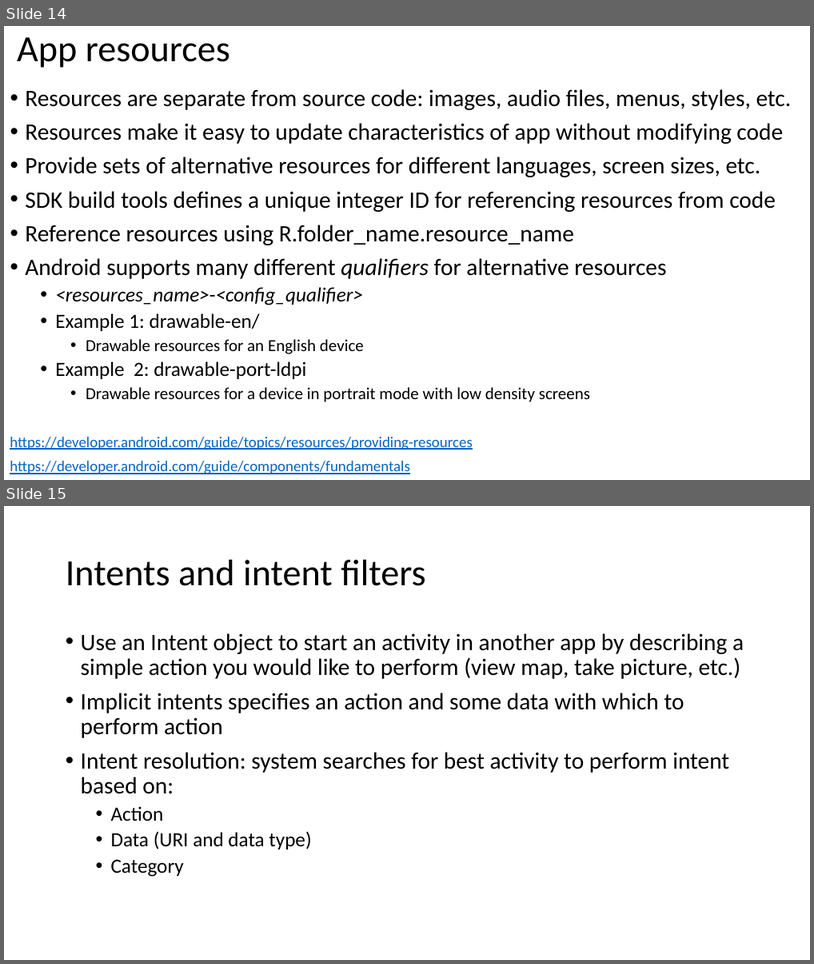
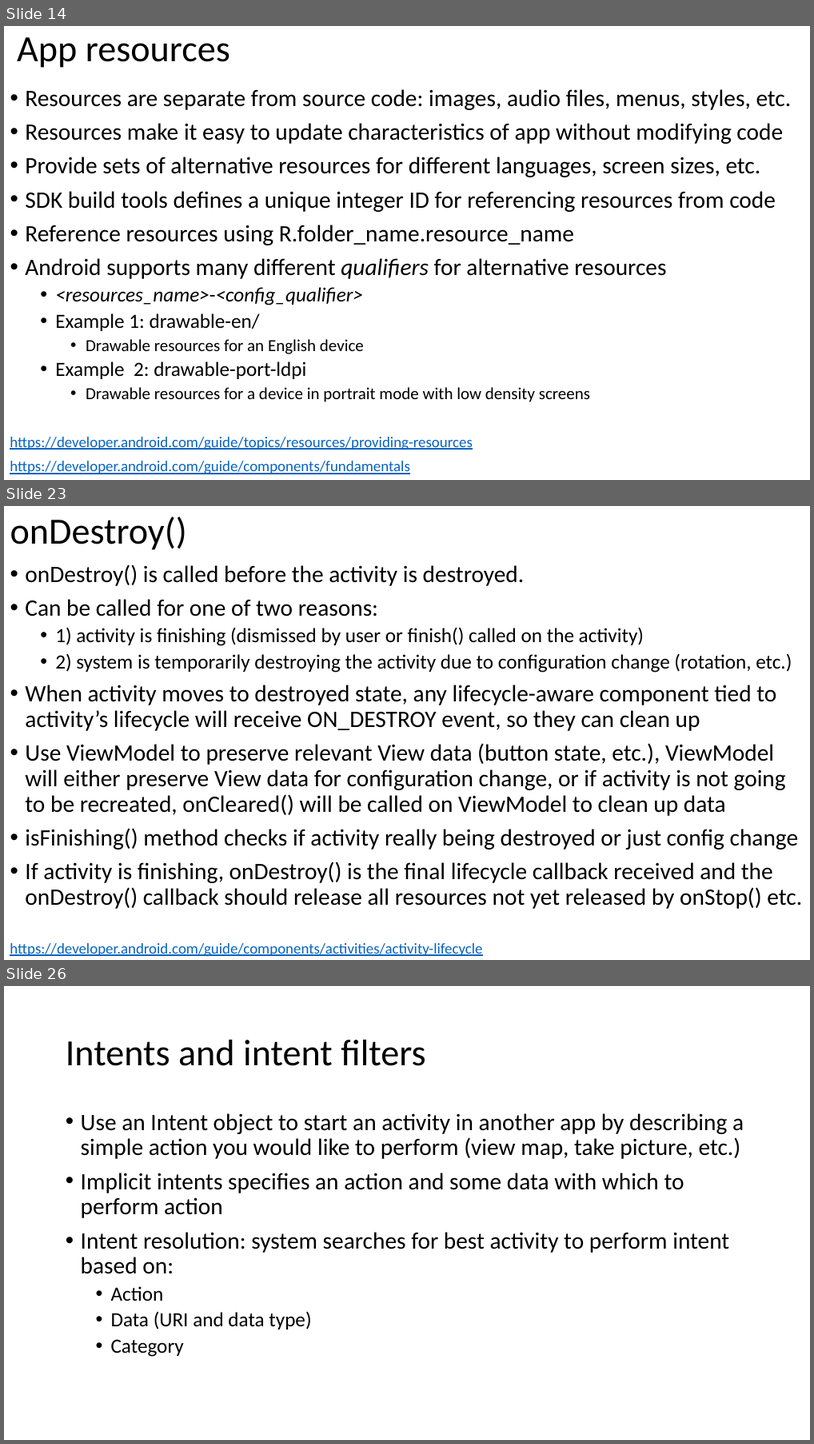
Before and after one commit to russellu/cs230, a slide deck: Lecture_06.pptx. Shown one above the other, each under a label of ours: slides 14 and 15 before the commit, slides 14, 23 and 26 after it; the slides between them are not shown. The pictures are 814x964 and 814x1444 pixels, drawn with LibreOffice and Linux fonts; fonts in the diff are those of the drawing. Boxes give left, top, right and bottom in pixels: in the first picture for what was removed or moved away, otherwise in the second. Text is boxed around its words. In the diff, an @@ line names an element or a change of style, - is before the commit and + after.

```diff
--- a/Lecture_06.pptx
+++ b/Lecture_06.pptx
@@ slide 23 added at box(4, 506, 810, 960), background #FFFFFF @@
@@ title added at box(10, 516, 187, 550), 44 pt, text #000000 @@
+onDestroy()
@@ text added at box(25, 564, 802, 908), 28 pt, text #000000 @@
+• onDestroy() is called before the activity is destroyed.
+• Can be called for one of two reasons:
+  • 1) activity is finishing (dismissed by user or finish() called on the activity)
+  • 2) system is temporarily destroying the activity due to configuration change (rotation, etc.)
+• When activity moves to destroyed state, any lifecycle-aware component tied to activity’s lifecycle will receive ON_DESTROY event, so they can clean up
+• Use ViewModel to preserve relevant View data (button state, etc.), ViewModel will either preserve View data for configuration change, or if activity is not going to be recreated, onCleared() will be called on ViewModel to clean up data
+• isFinishing() method checks if activity really being destroyed or just config change
+• If activity is finishing, onDestroy() is the final lifecycle callback received and the onDestroy() callback should release all resources not yet released by onStop() etc.
@@ text added at box(10, 943, 482, 956), 18 pt, text #0563C1, underline @@
+https://developer.android.com/guide/components/activities/activity-lifecycle
@@ what was slide 15 is now slide 26 @@
```
Also in this commit, not shown: 10 slides changed, 11 other slides added.
